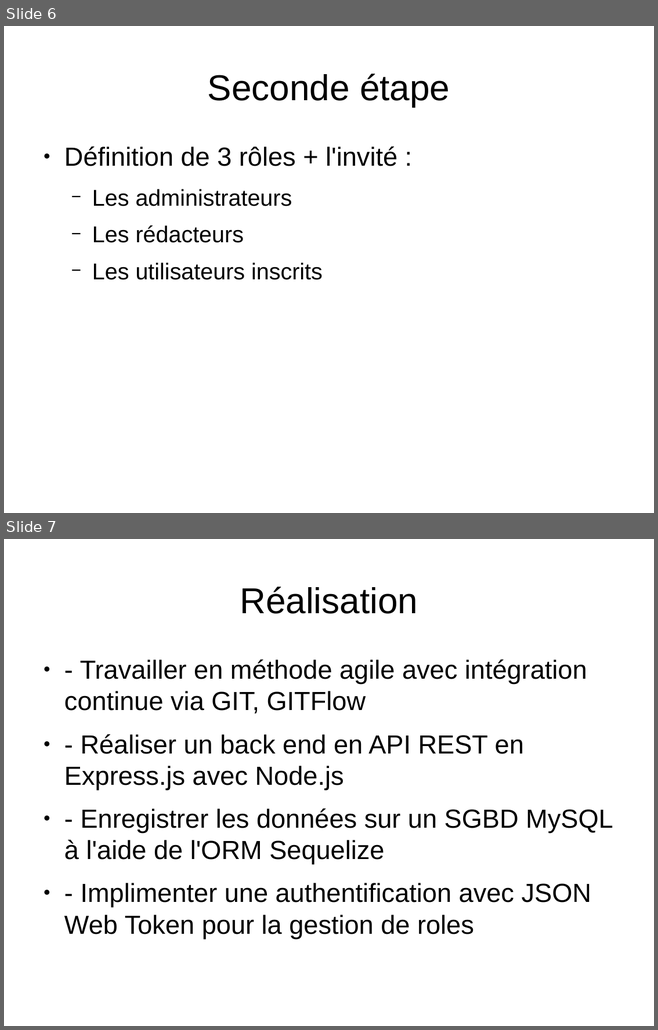
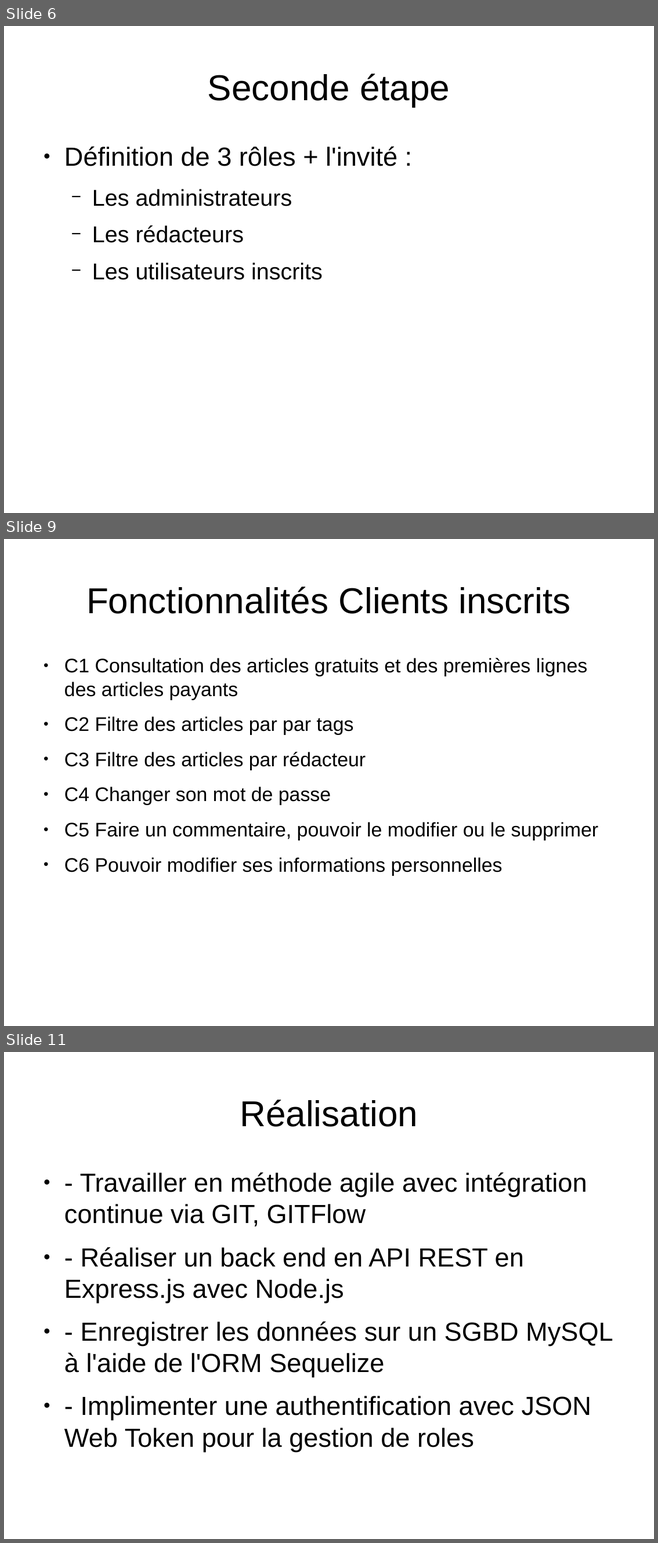
Before and after one commit to Wathil/POECNews, a slide deck: presentation.odp. Shown one above the other, each under a label of ours: slides 6 and 7 before the commit, slides 6, 9 and 11 after it; the slides between them are not shown. The pictures are 658x1030 and 658x1543 pixels, drawn with LibreOffice and Linux fonts; fonts in the diff are those of the drawing. Boxes give left, top, right and bottom in pixels: in the first picture for what was removed or moved away, otherwise in the second. Text is boxed around its words. In the diff, an @@ line names an element or a change of style, - is before the commit and + after.

```diff
--- a/presentation.odp
+++ b/presentation.odp
@@ slide 9 added at <box>4,539,654,1026</box>, background #FFFFFF @@
@@ title added at <box>86,587,570,614</box>, 44 pt, text #000000 @@
+Fonctionnalités Clients inscrits
@@ text added at <box>64,658,598,875</box>, 24 pt, text #000000 @@
+● C1 Consultation des articles gratuits et des premières lignes des articles payants
+● C2 Filtre des articles par par tags
+● C3 Filtre des articles par rédacteur
+● C4 Changer son mot de passe
+● C5 Faire un commentaire, pouvoir le modifier ou le supprimer
+● C6 Pouvoir modifier ses informations personnelles
@@ what was slide 7 is now slide 11 @@
```
Also in this commit, not shown: 3 slides changed, 4 other slides added.
